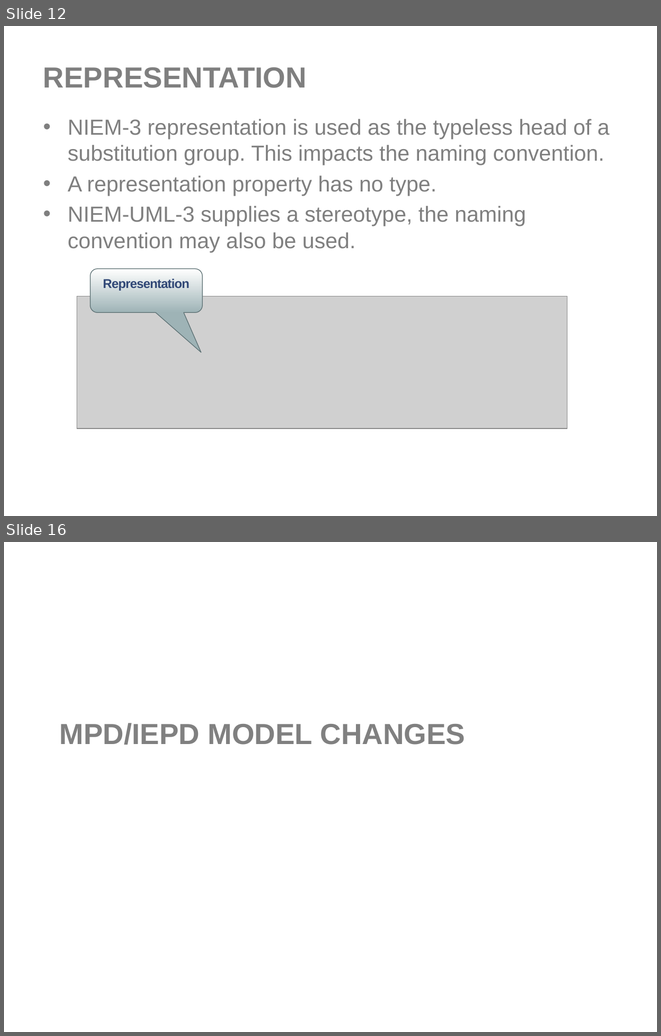
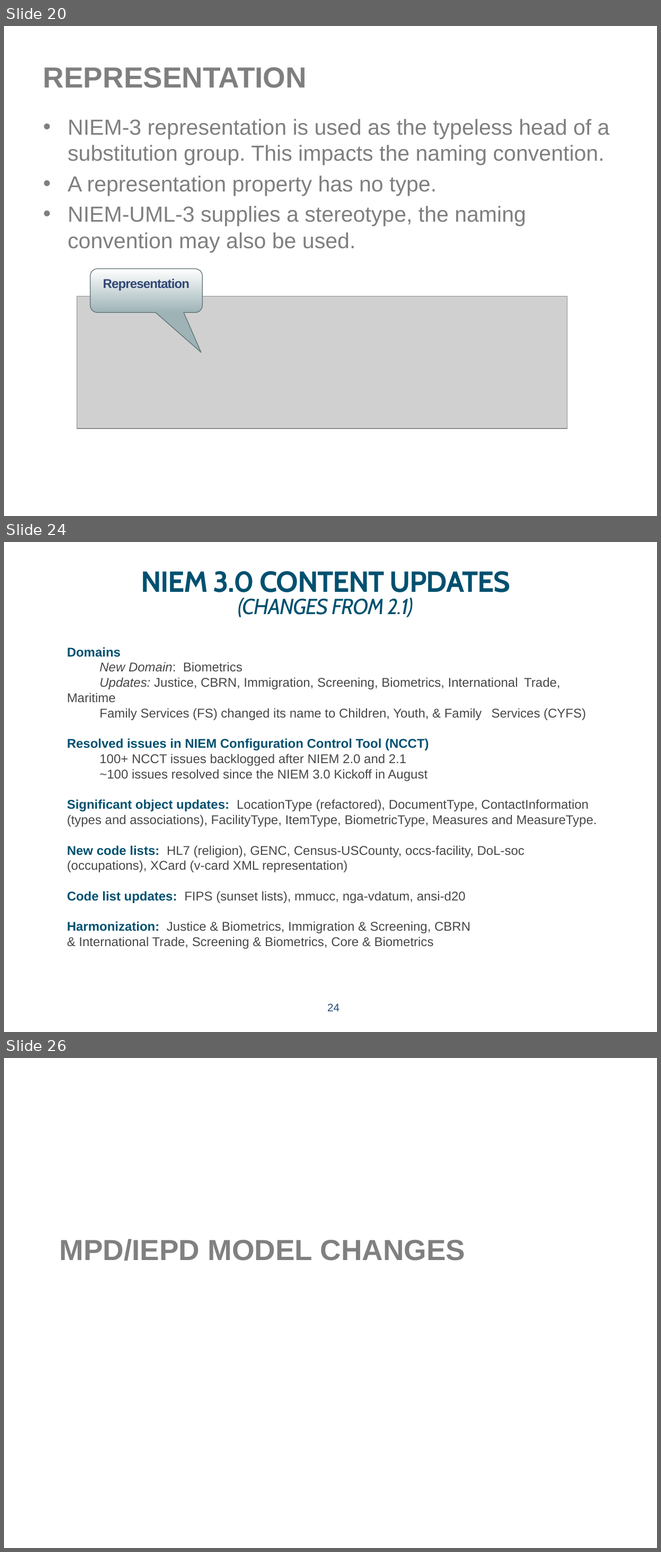
Before and after one commit to NIEM/NIEM-UML, a slide deck: Presentations/NIEM-UML-3-InitialSubmission.pptx. Shown one above the other, each under a label of ours: slides 12 and 16 before the commit, slides 20, 24 and 26 after it; the slides between them are not shown. The pictures are 661x1036 and 661x1552 pixels, drawn with LibreOffice and Linux fonts; fonts in the diff are those of the drawing; grey boxes stand for pictures; background and template pictures are left out. Boxes give left, top, right and bottom in pixels: in the first picture for what was removed or moved away, otherwise in the second. Text is boxed around its words. In the diff, an @@ line names an element or a change of style, - is before the commit and + after.

Commit message:
Presentation updated with NIEM-XML changes

```diff
--- a/Presentations/NIEM-UML-3-InitialSubmission.pptx
+++ b/Presentations/NIEM-UML-3-InitialSubmission.pptx
@@ slide 24 added at bbox=[4, 542, 657, 1032], background picture (left out) @@
@@ title added at bbox=[141, 571, 510, 617], 32 pt, text #00506F, bold @@
+NIEM 3.0 CONTENT UPDATES
+(CHANGES FROM 2.1)
@@ text added at bbox=[67, 647, 597, 949], 14 pt, text #464646 @@
+Domains
+New Domain: Biometrics
+Updates: Justice, CBRN, Immigration, Screening, Biometrics, International Trade, Maritime
+Family Services (FS) changed its name to Children, Youth, & Family Services (CYFS)
+Resolved issues in NIEM Configuration Control Tool (NCCT)
+100+ NCCT issues backlogged after NIEM 2.0 and 2.1
+~100 issues resolved since the NIEM 3.0 Kickoff in August
+Significant object updates: LocationType (refactored), DocumentType, ContactInformation (types and associations), FacilityType, ItemType, BiometricType, Measures and MeasureType.
+New code lists: HL7 (religion), GENC, Census-USCounty, occs-facility, DoL-soc (occupations), XCard (v-card XML representation)
+Code list updates: FIPS (sunset lists), mmucc, nga-vdatum, ansi-d20
+Harmonization: Justice & Biometrics, Immigration & Screening, CBRN
+& International Trade, Screening & Biometrics, Core & Biometrics
@@ page number added at bbox=[327, 1003, 339, 1011], 12 pt, text #1F497D @@
+24
@@ what was slide 12 is now slide 20 @@
@@ what was slide 16 is now slide 26 @@
```
Also in this commit, not shown: 9 slides changed, 15 other slides added, 1 slide removed, 2 other files.
